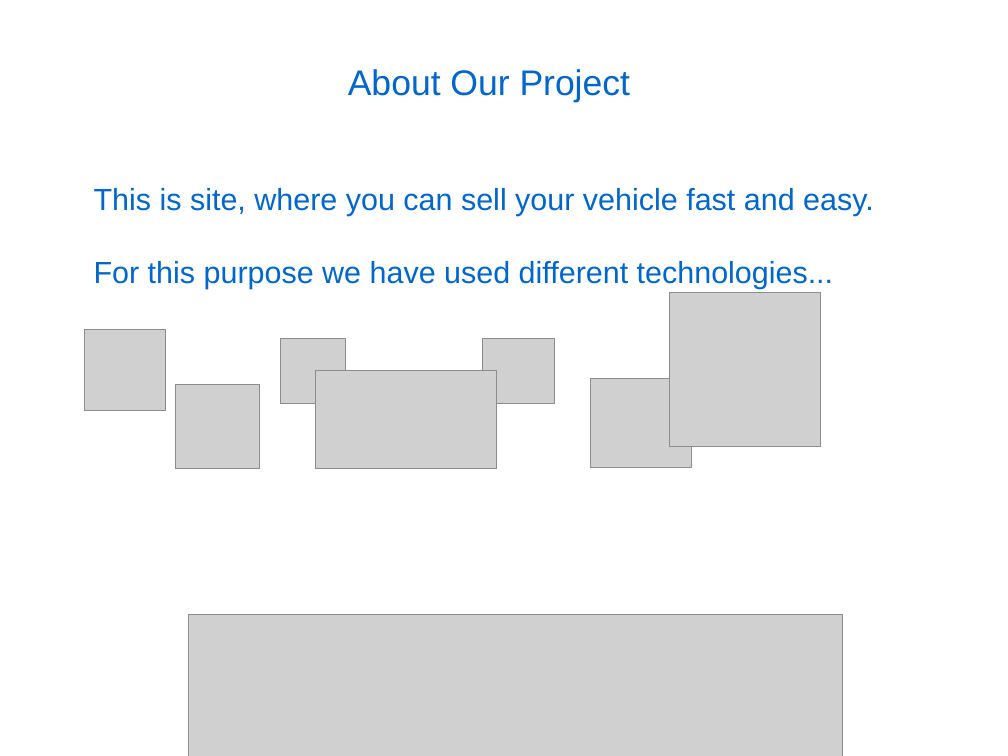
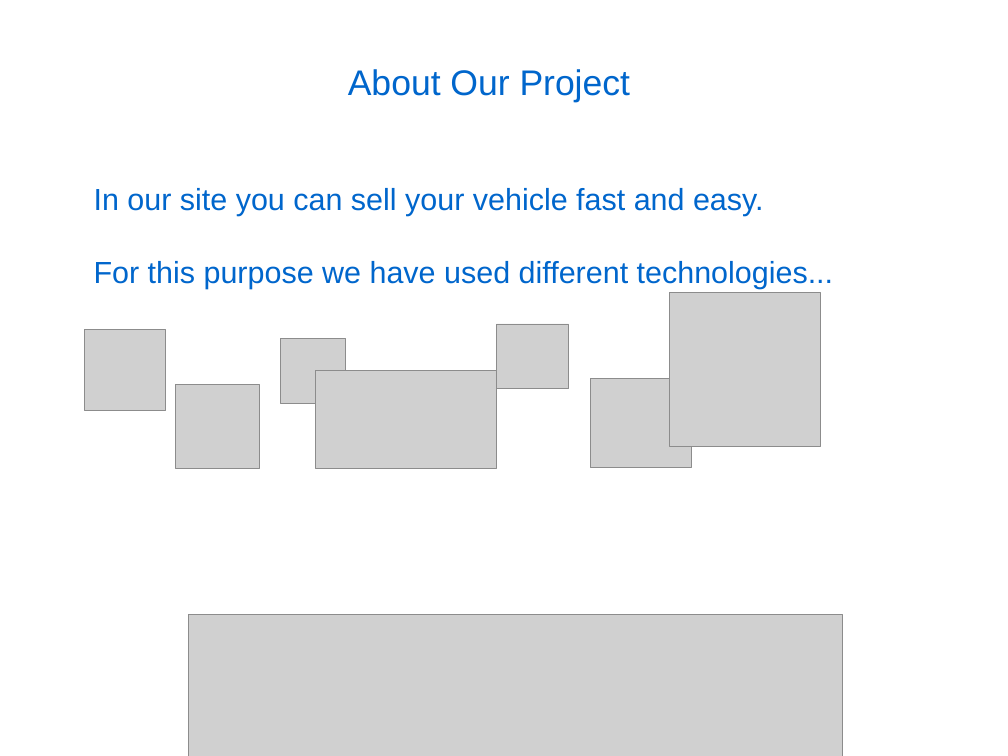
Before and after one commit to BorislavTopalov/SellYourCar, a slide deck: slide 2 of presentation/FinalPresentation-It-Talents.odp. Drawn at 1008x756 pixels with LibreOffice and Linux fonts; fonts in the diff are those of the drawing; grey boxes stand for pictures; background and template pictures are left out. Boxes give left, top, right and bottom in pixels: in the first picture for what was removed or moved away, otherwise in the second. Text is boxed around its words. In the diff, an @@ line names an element or a change of style, - is before the commit and + after.

```diff
--- a/presentation/FinalPresentation-It-Talents.odp
+++ b/presentation/FinalPresentation-It-Talents.odp
@@ text at box(94, 188, 764, 216): text changed @@
-This is site, where you can sell your vehicle fast and easy.
+In our site you can sell your vehicle fast and easy.
@@ picture: place and size @@
-picture at box(483, 338, 555, 403)
+picture at box(497, 324, 569, 389)
```
Also in this commit, not shown: 2 other slides changed, 4 other files.
